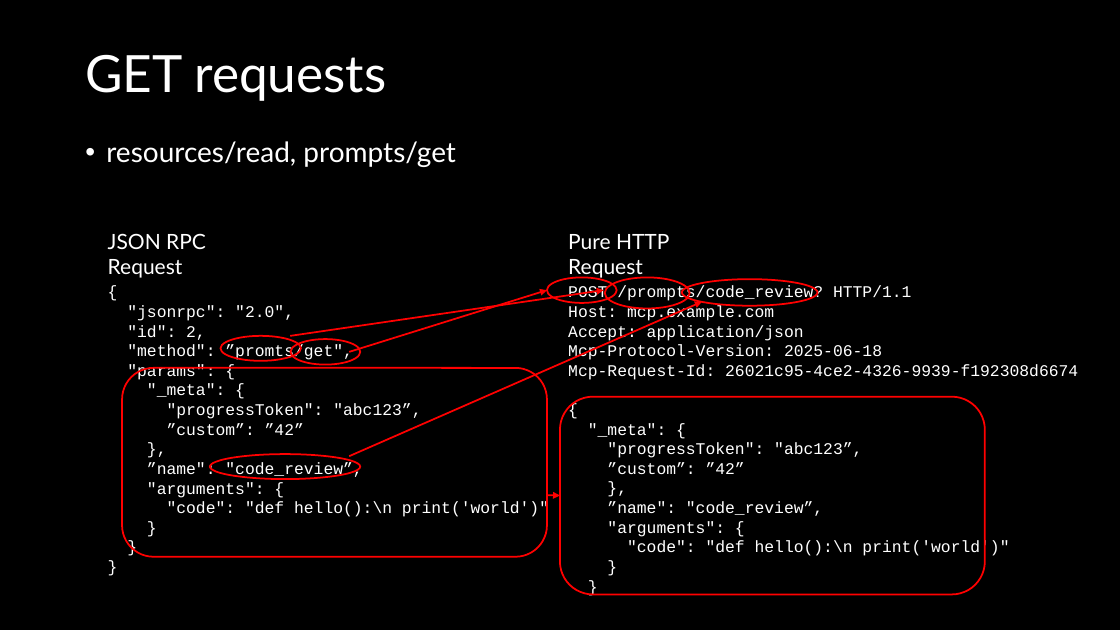
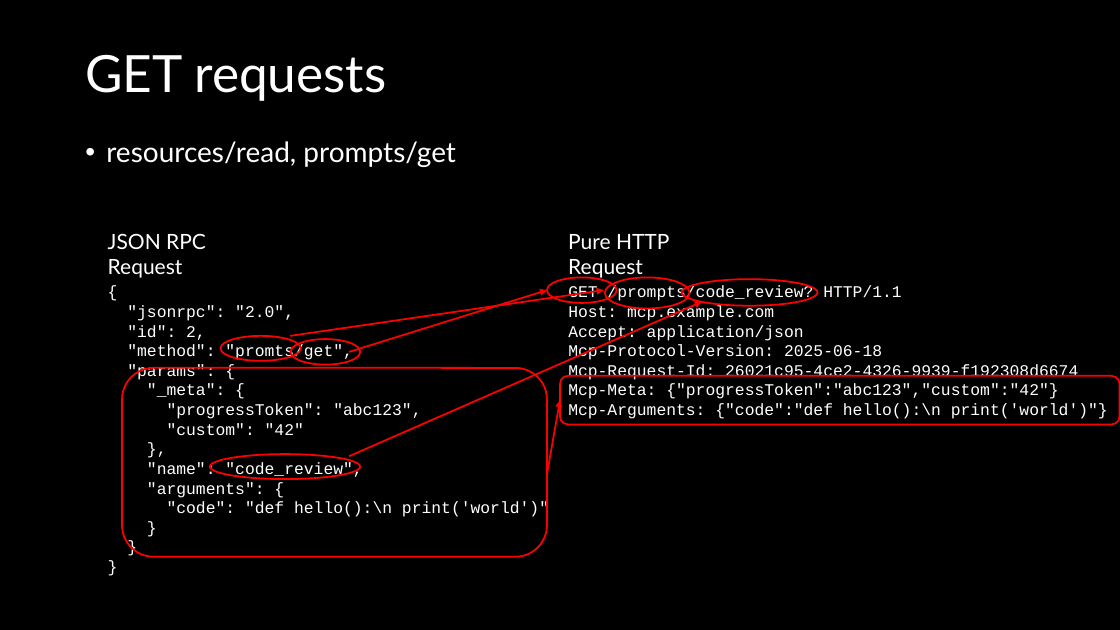
Before and after one commit to mikekistler/pure-http-transport, a slide deck: slide 6 of Pure-HTTP-Transport-for-MCP.pptx. Drawn at 1120x630 pixels with LibreOffice and Linux fonts; fonts in the diff are those of the drawing. Boxes give left, top, right and bottom in pixels: in the first picture for what was removed or moved away, otherwise in the second. Text is boxed around its words. In the diff, an @@ line names an element or a change of style, - is before the commit and + after.

```diff
--- a/Pure-HTTP-Transport-for-MCP.pptx
+++ b/Pure-HTTP-Transport-for-MCP.pptx
@@ text at [568,285,901,302]: text changed @@
-POST /prompts/code_review? HTTP/1.1
+GET /prompts/code_review? HTTP/1.1
@@ rounded rectangle: place and size @@
-rounded rectangle at [560,397,986,594]
+rounded rectangle at [560,376,1120,424]
@@ text at [568,383,1108,419]: text changed @@
-{
-"_meta": {
-"progressToken": "abc123”,
-”custom”: ”42”
-},
-”name": "code_review”,
-"arguments": {
-"code": "def hello():\n print('world')"
-}
-}
+Mcp-Meta: {"progressToken":"abc123","custom":"42"}
+Mcp-Arguments: {"code":"def hello():\n print('world')"}
@@ text at [167,403,421,435]: text changed @@
-"progressToken": "abc123”,
-”custom”: ”42”
+"progressToken": "abc123",
+"custom": "42"
@@ arrow moved from (547, 496) - (560, 496) to (547, 475) - (560, 400) @@
@@ text at [147,462,362,479]: text changed @@
-”name": "code_review”,
+"name": "code_review",
```
Also in this commit, not shown: 1 other slide changed, 3 other files.
